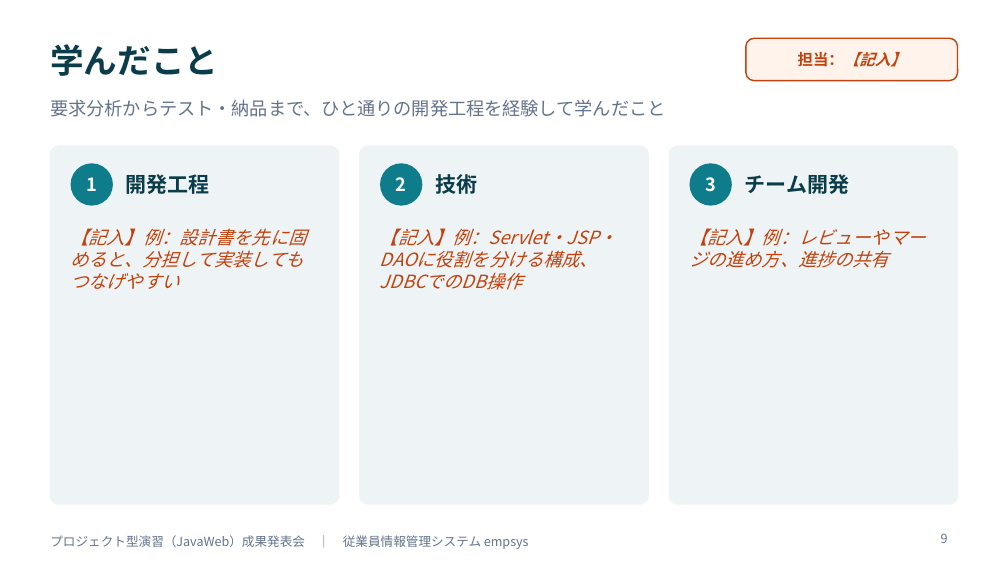
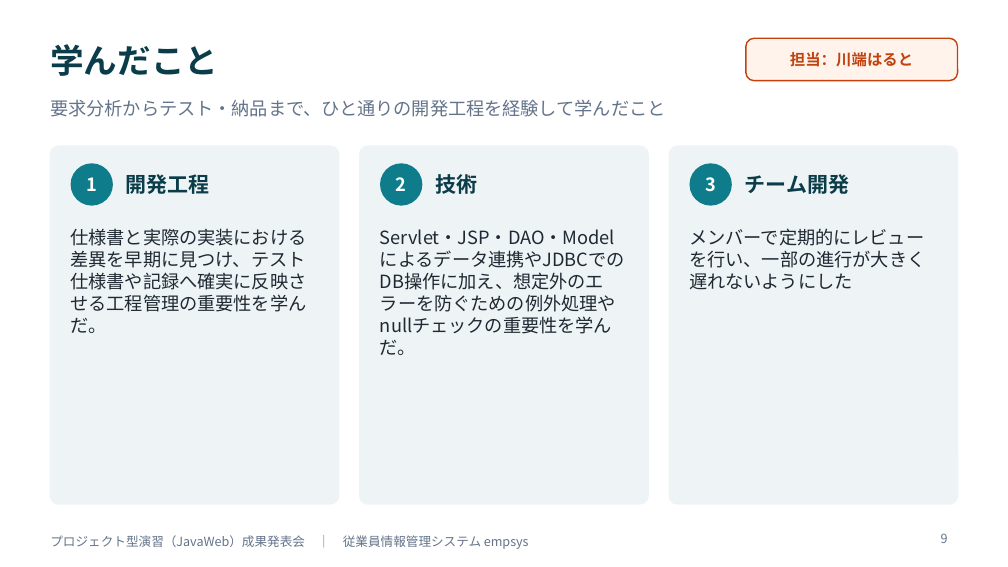
Before and after one commit to amasato1221/web_-application, a slide deck: slide 9 of 成果発表会資料_テンプレート.pptx. Drawn at 1008x567 pixels with LibreOffice and Linux fonts; fonts in the diff are those of the drawing. Boxes give left, top, right and bottom in pixels: in the first picture for what was removed or moved away, otherwise in the second. Text is boxed around its words. In the diff, an @@ line names an element or a change of style, - is before the commit and + after.

```diff
--- a/成果発表会資料_テンプレート.pptx
+++ b/成果発表会資料_テンプレート.pptx
@@ text in rounded rectangle at bbox=[790, 52, 913, 67]: text changed; italic off @@
-担当：【記入】
+担当：川端はると
@@ text at bbox=[71, 228, 307, 333]: text changed; text colour #C2410C to #1F2933; italic off @@
-【記入】例：設計書を先に固めると、分担して実装してもつなげやすい
+仕様書と実際の実装における差異を早期に見つけ、テスト仕様書や記録へ確実に反映させる工程管理の重要性を学んだ。
@@ text at bbox=[380, 229, 616, 355]: text changed; text colour #C2410C to #1F2933; italic off @@
-【記入】例：Servlet・JSP・DAOに役割を分ける構成、JDBCでのDB操作
+Servlet・JSP・DAO・Modelによるデータ連携やJDBCでのDB操作に加え、想定外のエラーを防ぐための例外処理やnullチェックの重要性を学んだ。
@@ text at bbox=[689, 228, 925, 290]: text changed; text colour #C2410C to #1F2933; italic off @@
-【記入】例：レビューやマージの進め方、進捗の共有
+メンバーで定期的にレビューを行い、一部の進行が大きく遅れないようにした
```
Also in this commit, not shown: 13 other slides changed, 4 other files.
